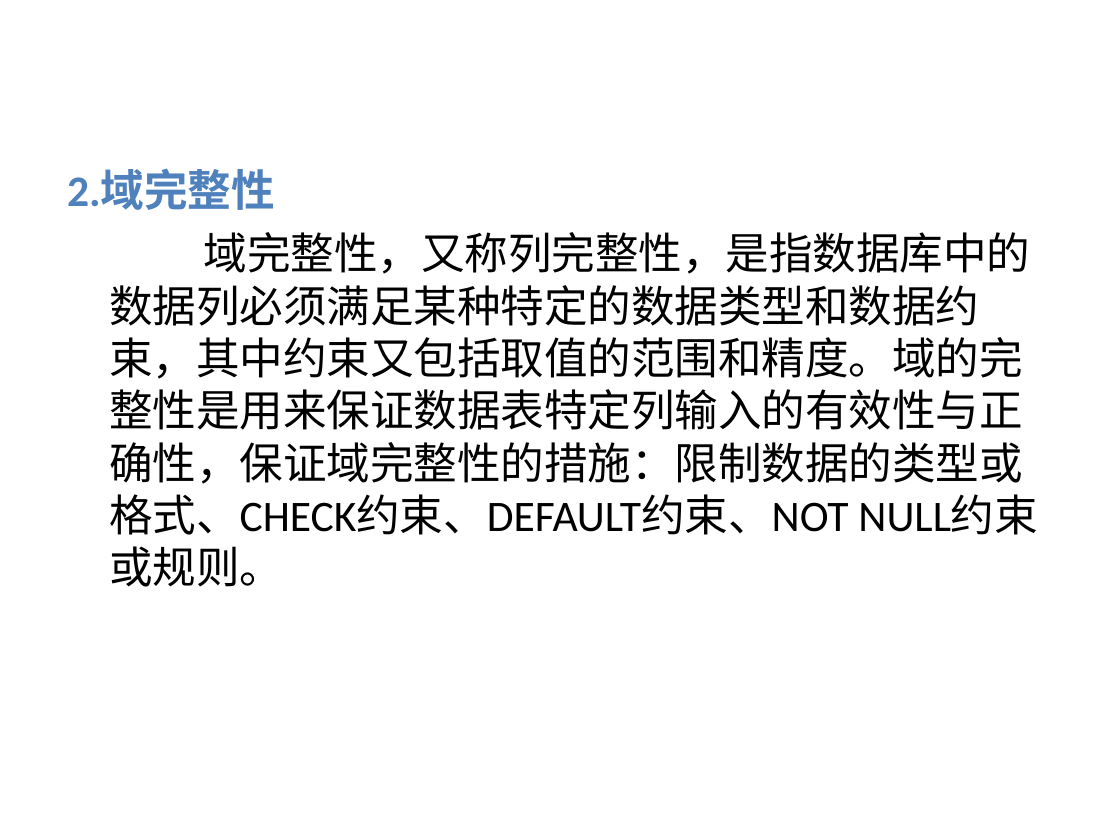
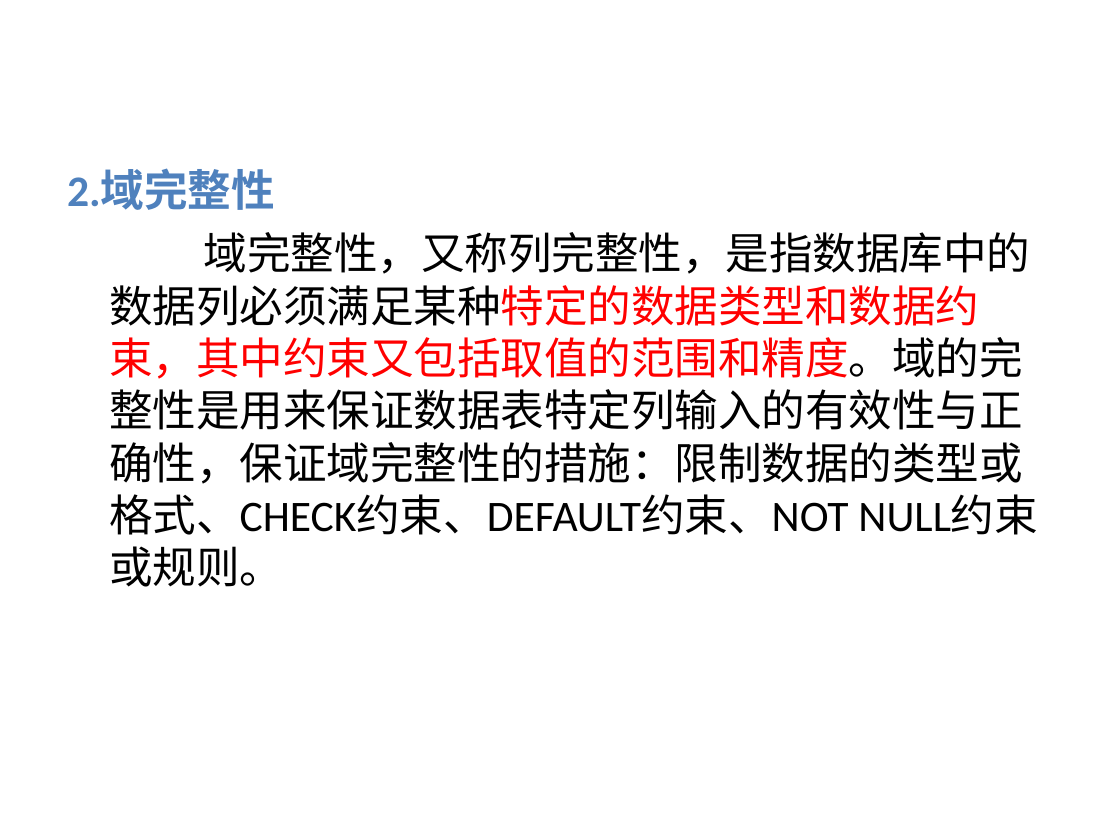
Before and after one commit to yuqingmao2019/MyWorkSpace, a slide deck: slide 6 of 数据库ppt/第4章 .ppt. Drawn at 1120x840 pixels with LibreOffice and Linux fonts; fonts in the diff are those of the drawing; background and template pictures are left out. Boxes give left, top, right and bottom in pixels: in the first picture for what was removed or moved away, otherwise in the second. Text is boxed around its words. In the diff, an @@ line names an element or a change of style, - is before the commit and + after.

```diff
--- a/数据库ppt/第4章 .ppt
+++ b/数据库ppt/第4章 .ppt
@@ text at [109,232,1030,587]: text colour #000000 to #FF0000 in "域完整性，又称列完整性，是指数据库中的数据列必须满足某种特定的数据类型和数据约束，其中约束又包括取值的范围和精度。域的完 ..." @@
```
Also in this commit, not shown: 5 other slides changed.
